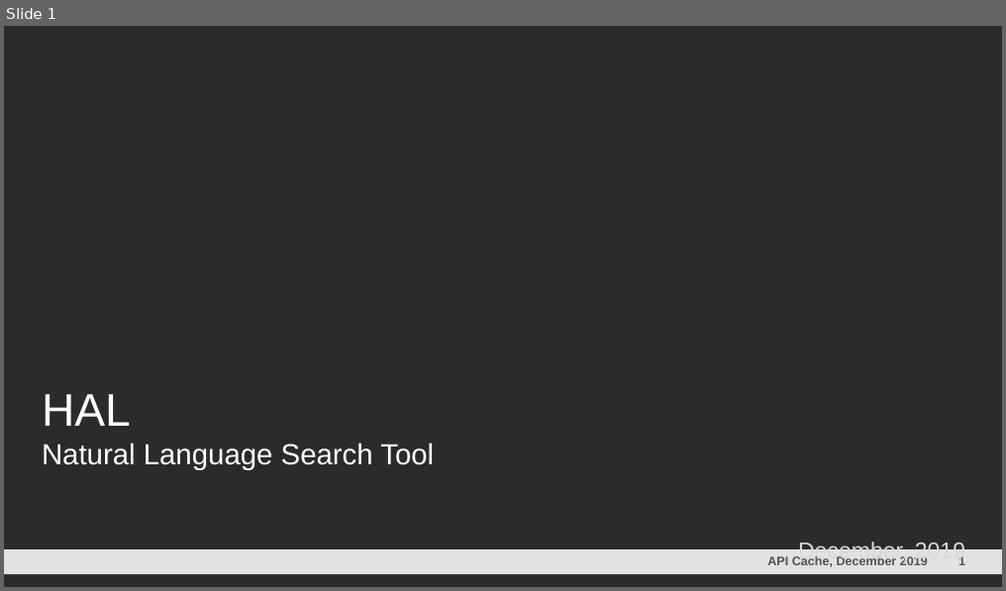
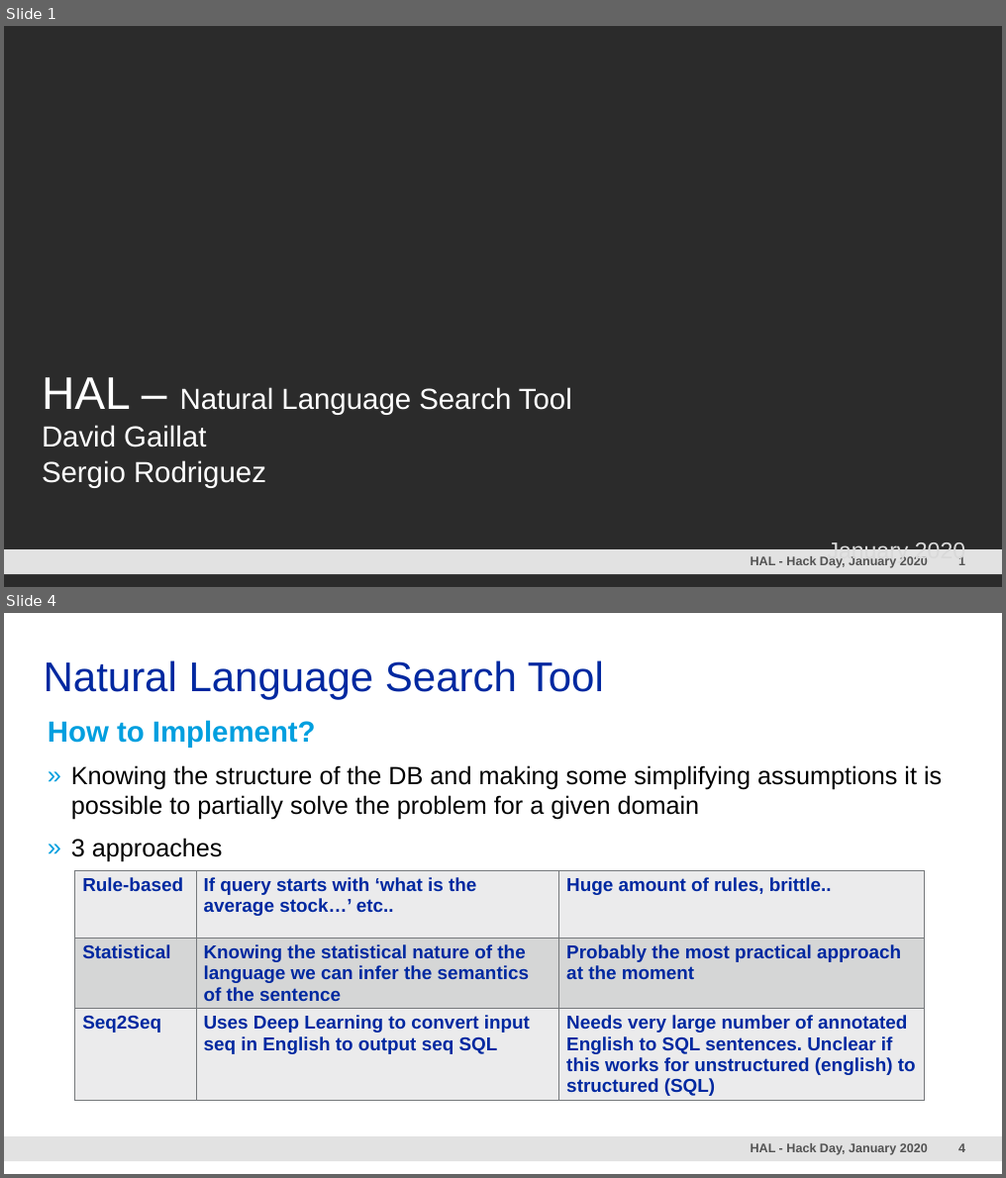
Before and after one commit to davidgaillat/HAL, a slide deck: HAL.pptm. Shown one above the other, each under a label of ours: slide 1 before the commit, slides 1 and 4 after it; the slides between them are not shown. The pictures are 1006x591 and 1006x1178 pixels, drawn with LibreOffice and Linux fonts; fonts in the diff are those of the drawing; background and template pictures are left out; a plain dark background stands for a picture behind light text. Boxes give left, top, right and bottom in pixels: in the first picture for what was removed or moved away, otherwise in the second. Text is boxed around its words. In the diff, an @@ line names an element or a change of style, - is before the commit and + after.

```diff
--- a/HAL.pptm
+++ b/HAL.pptm
@@ slide 4 added at box(4, 613, 1002, 1174), background #FFFFFF; not listed: 3 template elements that a slide beside it also shows @@
@@ title added at box(44, 661, 604, 700), 40 pt, text #0028A0 @@
+Natural Language Search Tool
@@ text added at box(48, 720, 942, 862), 24 pt, text #000000 @@
+How to Implement?
+  » Knowing the structure of the DB and making some simplifying assumptions it is possible to partially solve the problem for a given domain
+  » 3 approaches
@@ table added at box(75, 871, 925, 1111), 3 rows, 3 columns @@
+Rule-based | If query starts with ‘what is the average stock…’ etc.. | Huge amount of rules, brittle..
+Statistical | Knowing the statistical nature of the language we can infer the semantics of the sentence | Probably the most practical approach at the moment
+Seq2Seq | Uses Deep Learning to convert input seq in English to output seq SQL | Needs very large number of annotated English to SQL sentences. Unclear if this works for unstructured (english) to structured (SQL)
@@ slide 1 changed as well @@
@@ text at box(42, 377, 572, 488): text changed @@
-HAL
-Natural Language Search Tool
+HAL – Natural Language Search Tool
+David Gaillat
+Sergio Rodriguez
@@ text at box(750, 557, 928, 569): text changed @@
-API Cache, December 2019
+HAL - Hack Day, January 2020
@@ text at box(828, 540, 965, 564): text changed @@
-December, 2019
+January 2020
```
Also in this commit, not shown: 2 other slides changed, 4 other slides added, 13 slides removed.
